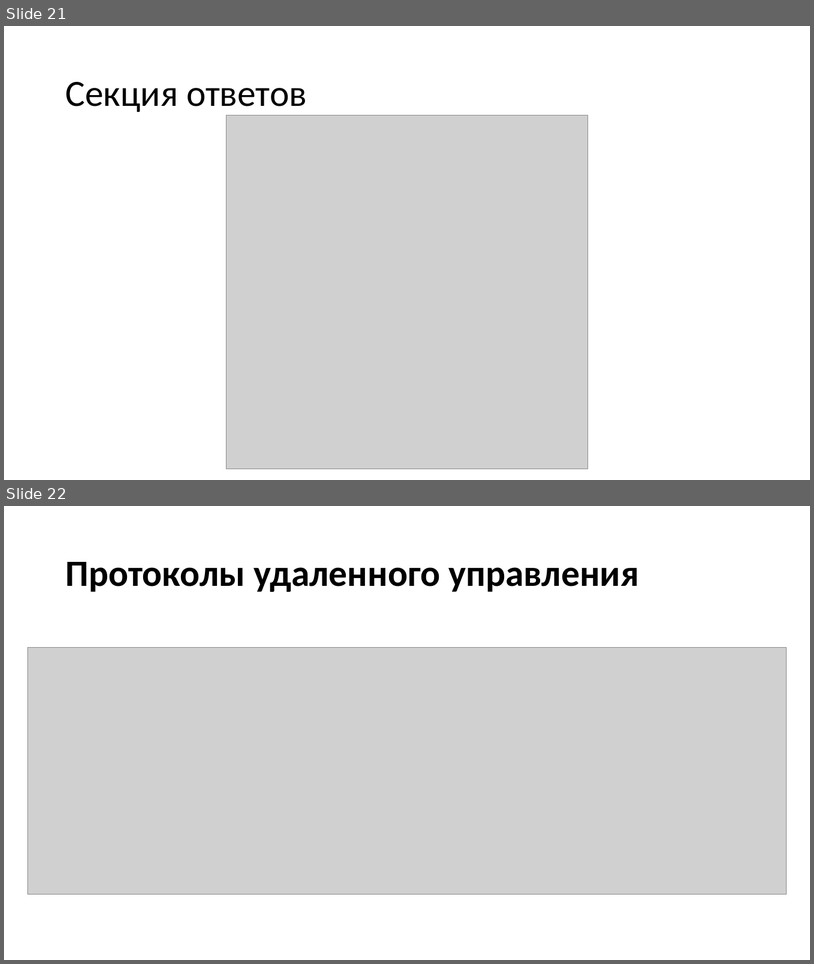
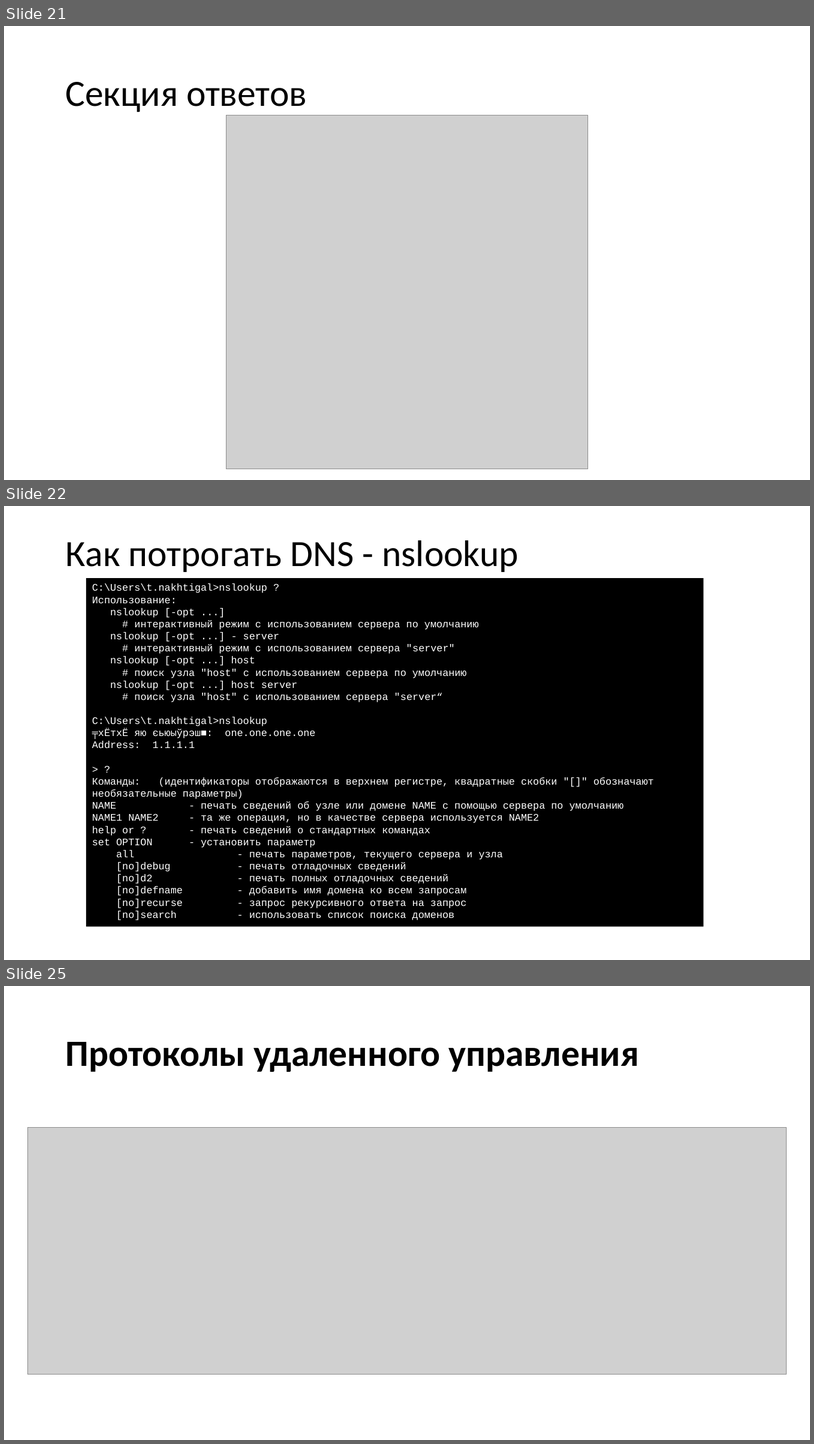
Before and after one commit to gas533/itn, a slide deck: 1.9 Application Layer/1.9 Application Layer.pptx. Shown one above the other, each under a label of ours: slides 21 and 22 before the commit, slides 21, 22 and 25 after it; the slides between them are not shown. The pictures are 814x964 and 814x1444 pixels, drawn with LibreOffice and Linux fonts; fonts in the diff are those of the drawing; grey boxes stand for pictures. Boxes give left, top, right and bottom in pixels: in the first picture for what was removed or moved away, otherwise in the second. Text is boxed around its words. In the diff, an @@ line names an element or a change of style, - is before the commit and + after.

```diff
--- a/1.9 Application Layer/1.9 Application Layer.pptx
+++ b/1.9 Application Layer/1.9 Application Layer.pptx
@@ slide 22 added at box(4, 506, 810, 960), background #FFFFFF @@
@@ title added at box(65, 540, 518, 572), 44 pt, text #000000 @@
+Как потрогать DNS - nslookup
@@ rectangle added at box(86, 578, 704, 927), fill #000000, 12 pt, text #FFFFFF @@
+C:\Users\t.nakhtigal>nslookup ?
+Использование:
+nslookup [-opt ...]
+# интерактивный режим с использованием сервера по умолчанию
+nslookup [-opt ...] - server
+# интерактивный режим с использованием сервера "server"
+nslookup [-opt ...] host
+# поиск узла "host" с использованием сервера по умолчанию
+nslookup [-opt ...] host server
+# поиск узла "host" с использованием сервера "server“
+C:\Users\t.nakhtigal>nslookup
+╤хЁтхЁ яю єьюыўрэш■: one.one.one.one
+Address: 1.1.1.1
+> ?
+Команды: (идентификаторы отображаются в верхнем регистре, квадратные скобки "[]" обозначают необязательные параметры)
+NAME - печать сведений об узле или домене NAME с помощью сервера по умолчанию
+NAME1 NAME2 - та же операция, но в качестве сервера используется NAME2
+help or ? - печать сведений о стандартных командах
+set OPTION - установить параметр
+all - печать параметров, текущего сервера и узла
+[no]debug - печать отладочных сведений
+[no]d2 - печать полных отладочных сведений
+[no]defname - добавить имя домена ко всем запросам
+[no]recurse - запрос рекурсивного ответа на запрос
+[no]search - использовать список поиска доменов
@@ what was slide 22 is now slide 25 @@
```
Also in this commit, not shown: 7 slides changed, 6 other slides added, 3 slides removed, 1 other file.
